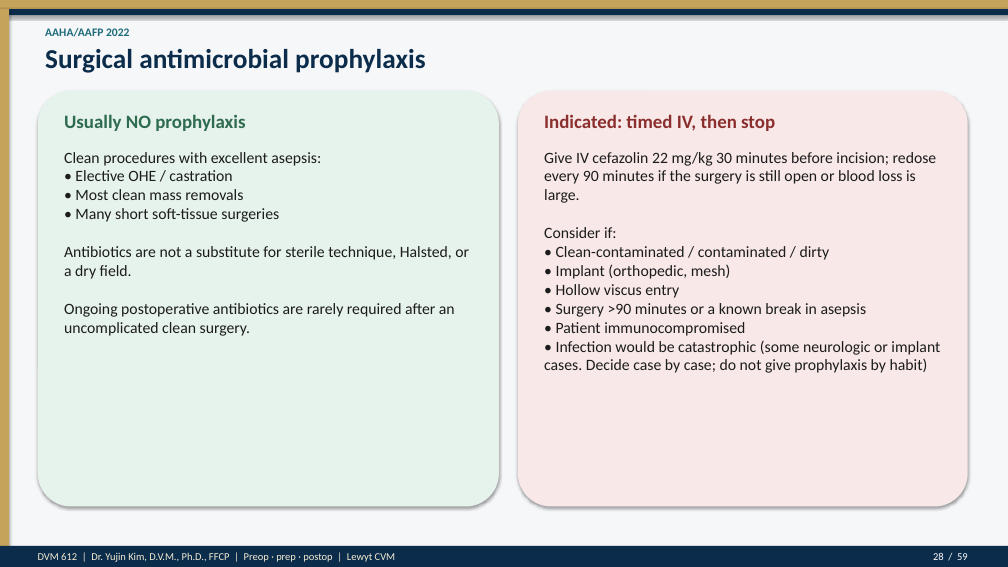
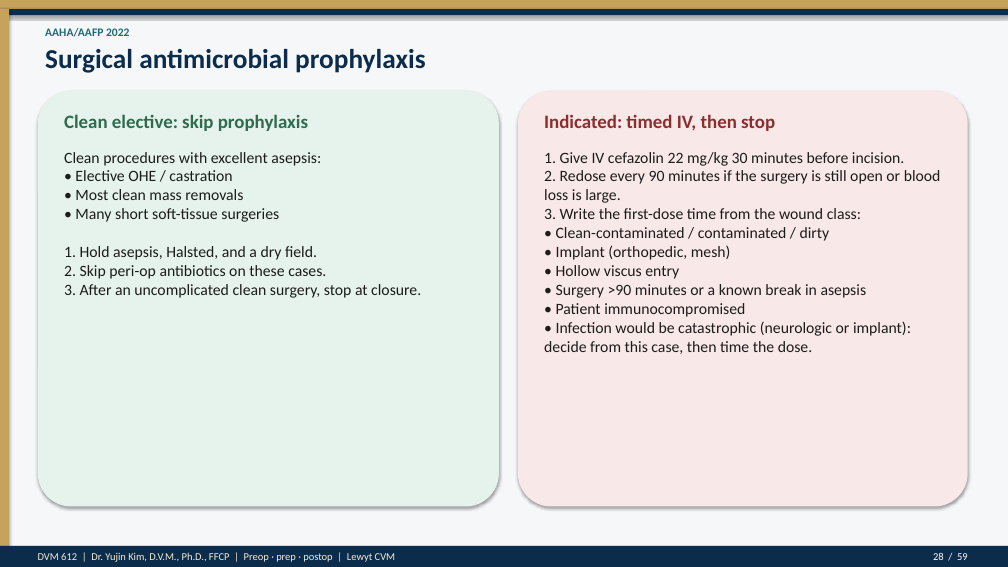
Before and after one commit to drkimvet/happycare, a slide deck: slide 28 of lectures/DVM-612_Week4_Preop_PatientPrep_Postop.pptx. Drawn at 1008x567 pixels with LibreOffice and Linux fonts; fonts in the diff are those of the drawing. Boxes give left, top, right and bottom in pixels: in the first picture for what was removed or moved away, otherwise in the second. Text is boxed around its words. In the diff, an @@ line names an element or a change of style, - is before the commit and + after.

```diff
--- a/lectures/DVM-612_Week4_Preop_PatientPrep_Postop.pptx
+++ b/lectures/DVM-612_Week4_Preop_PatientPrep_Postop.pptx
@@ text at [64,114,308,131]: text changed @@
-Usually NO prophylaxis
+Clean elective: skip prophylaxis
@@ text at [64,152,421,298]: text changed @@
-Clean procedures with excellent asepsis:
-• Elective OHE / castration
-• Most clean mass removals
-• Many short soft-tissue surgeries
-Antibiotics are not a substitute for sterile technique, Halsted, or a dry field.
-Ongoing postoperative antibiotics are rarely required after an uncomplicated clean surgery.
+Clean procedures with excellent asepsis:
+• Elective OHE / castration
+• Most clean mass removals
+• Many short soft-tissue surgeries
+1. Hold asepsis, Halsted, and a dry field.
+2. Skip peri-op antibiotics on these cases.
+3. After an uncomplicated clean surgery, stop at closure.
@@ text at [544,152,941,354]: text changed @@
-Give IV cefazolin 22 mg/kg 30 minutes before incision; redose every 90 minutes if the surgery is still open or blood loss is large.
-Consider if:
-• Clean-contaminated / contaminated / dirty
-• Implant (orthopedic, mesh)
-• Hollow viscus entry
-• Surgery >90 minutes or a known break in asepsis
-• Patient immunocompromised
-• Infection would be catastrophic (some neurologic or implant cases. Decide case by case; do not give prophylaxis by habit)
+1. Give IV cefazolin 22 mg/kg 30 minutes before incision.
+2. Redose every 90 minutes if the surgery is still open or blood loss is large.
+3. Write the first-dose time from the wound class:
+• Clean-contaminated / contaminated / dirty
+• Implant (orthopedic, mesh)
+• Hollow viscus entry
+• Surgery >90 minutes or a known break in asepsis
+• Patient immunocompromised
+• Infection would be catastrophic (neurologic or implant): decide from this case, then time the dose.
```
Also in this commit, not shown: 33 other slides changed, 8 other files.
